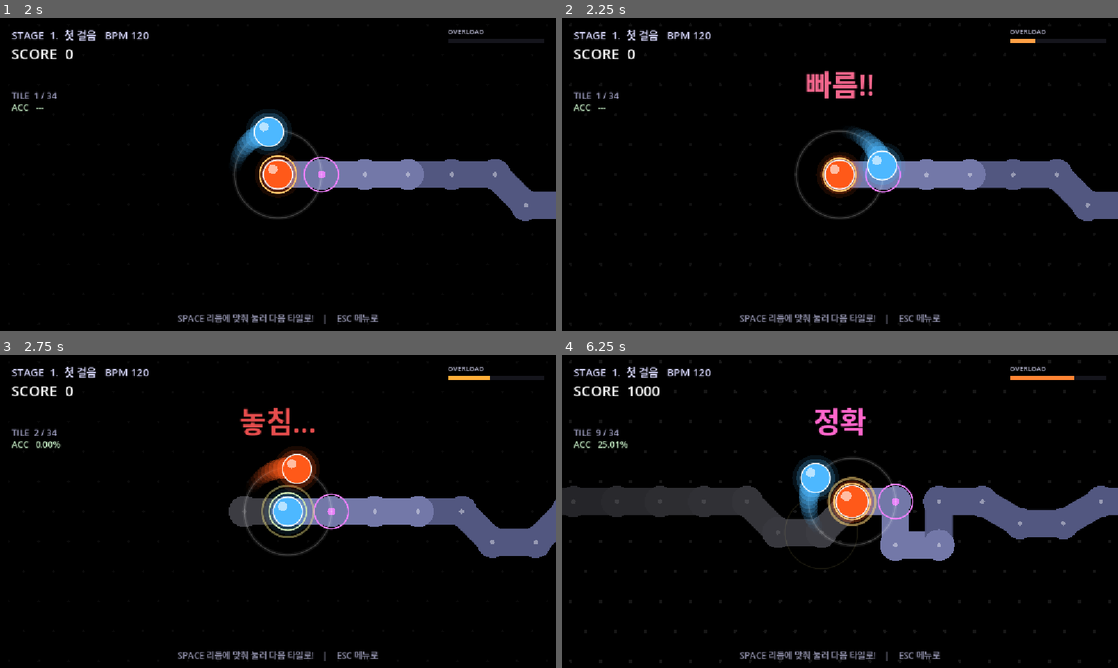
Above: before the commit, frames 1-4 (two rows, left to right).
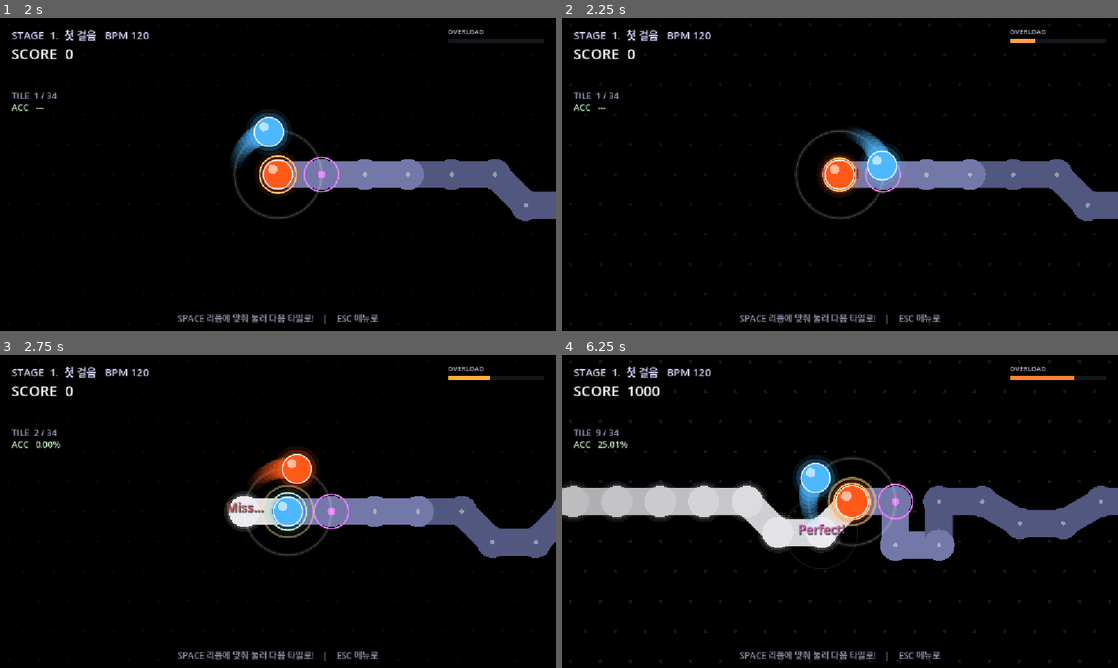
Above: after the commit, the same moments.

Repository: dlatlgn/adofai-prototype
Game: Godot game, scene res://scenes/StageSelect.tscn
Same seed, same stepped clock (60 frames per second), same inputs: the game is played once before the commit and once after it.
Inputs:
- Up to frame 1 (2 s): tap Enter at 0.5, 0.6 s; hold Up 0.53-1.28 s; tap Space at 0.77, 1.52 s; hold Down from 1.28 s (still down); tap Keypad Enter at 1.35 s
- Up to frame 2 (2.25 s): release Down at 2.03 s; hold Up from 2.03 s (still down); tap Enter at 2.1 s
- Up to frame 3 (2.75 s): keep holding Up
- Up to frame 4 (6.25 s): tap Keypad Enter at 2.85, 4.35, 5.85 s; tap Space at 3.02, 3.77, 4.52, 6.02 s; release Up at 3.53 s; hold Down 3.53-5.78 s; tap Enter at 3.6, 5.1 s; hold Up from 5.78 s (still down)

Frame 1 is identical in both runs. In frame 2, 0.7% of the frame differs, in the area x 43-56%, y 16-52%; in frame 3, 1.4%; in frame 4, 5.9%, in the area x 0-55%, y 16-64%.

Commit message:
Cursive judgment popup, white glow past tiles, shadowed result
- JudgmentPopup 노드 신설 : 필기체 SystemFont(Segoe Script 등),
  · 폰트 26px + shadow(3px, black 0.75)
  · 공 위치에서 위로 34px 상승하며 1초에 걸쳐 페이드아웃
  · PlanetPair보다 먼저 add_child → Z-order 상 공 뒤에 렌더
- 판정 라벨 영문화 :
  · 정확→Perfect!, 빠름→EPerfect!, 느림→LPerfect!
  · 빠름!→Early!, 느림!→Late!, 빠름!!→Early!!
  · 놓침→Miss..., 과부하→Overload...
- 지나온 타일 : 회색 페이드 → 흰빛 글로우
  · 관절 뒤에 이중 링 (JOINT_R+10 옅음 + JOINT_R+4 밝음)
  · 도로/관절 색상도 흰색 톤 (0.35~0.95 페이드)
- 결과 화면 : LabelSettings 로 흰색 + shadow(6px black 0.85) + outline(2px)
  · 배경과 강하게 대비되도록 뚜렷하게 표시

Diff:
--- /dev/null
+++ b/scripts/JudgmentPopup.gd
@@ -0,0 +1,69 @@
+class_name JudgmentPopup
+extends Node2D
+
+# ── 판정 팝업 : 필기체 소형 텍스트가 공 뒤에서 위로 부드럽게 떠오르며 페이드 ──
+#   Main에서 PlanetPair보다 먼저 add_child → Z-order 상 공 아래에 렌더
+
+const LIFE: float = 1.0     # 표시 지속 시간(초)
+const RISE: float = 34.0    # 총 상승 픽셀
+
+var _label: Label
+var _settings: LabelSettings
+var _base_pos: Vector2 = Vector2.ZERO
+var _age: float = 0.0
+var _active: bool = false
+var _color: Color = Color.WHITE
+
+func _ready() -> void:
+	# 필기체 시스템 폰트 (Windows/macOS 대표 필기체 순차 폴백)
+	var sf := SystemFont.new()
+	sf.font_names = PackedStringArray([
+		"Segoe Script",
+		"Brush Script MT",
+		"Lucida Handwriting",
+		"Monotype Corsiva",
+		"Zapfino",
+		"Comic Sans MS"
+	])
+	sf.font_italic = true
+
+	_settings = LabelSettings.new()
+	_settings.font        = sf
+	_settings.font_size   = 26
+	_settings.font_color  = Color.WHITE
+	_settings.shadow_size = 3
+	_settings.shadow_color  = Color(0, 0, 0, 0.75)
+	_settings.shadow_offset = Vector2(2, 2)
+
+	_label = Label.new()
+	_label.label_settings          = _settings
+	_label.horizontal_alignment    = HORIZONTAL_ALIGNMENT_CENTER
+	_label.vertical_alignment      = VERTICAL_ALIGNMENT_CENTER
+	_label.size                    = Vector2(200, 40)
+	_label.position                = Vector2(-100, -20)
+	_label.mouse_filter            = Control.MOUSE_FILTER_IGNORE
+	_label.visible                 = false
+	add_child(_label)
+
+func show_judgment(text: String, color: Color, world_pos: Vector2) -> void:
+	_label.text  = text
+	_color       = color
+	_settings.font_color = color
+	_base_pos    = world_pos
+	position     = world_pos
+	_label.modulate = Color(1, 1, 1, 1)
+	_label.visible = true
+	_age = 0.0
+	_active = true
+
+func _process(delta: float) -> void:
+	if not _active:
+		return
+	_age += delta
+	var t: float = _age / LIFE
+	position.y  = _base_pos.y - RISE * t
+	var alpha: float = clampf(1.0 - t, 0.0, 1.0)
+	_label.modulate = Color(1, 1, 1, alpha)
+	if _age >= LIFE:
+		_active = false
+		_label.visible = false
--- a/scripts/Main.gd
+++ b/scripts/Main.gd
@@ -81,6 +81,9 @@
 # 배경 땡땡이
 var _bg_dots: BackgroundDots
 
+# 판정 팝업 (공 뒤에 뜨는 필기체 소형 라벨)
+var _popup: JudgmentPopup
+
 # ── 게임 상태 ──
 var pivot_idx: int = 0
 var running: bool = false
@@ -157,6 +160,11 @@
 	track.name = "Track"
 	track.build_from_directions(_stage["path"])
 	add_child(track)
+
+	# 판정 팝업 : PlanetPair보다 먼저 add → Z-order에서 공 뒤에 렌더
+	_popup = JudgmentPopup.new()
+	_popup.name = "JudgmentPopup"
+	add_child(_popup)
 
 	# PlanetPair
 	pair = PlanetPair.new()
@@ -383,27 +391,24 @@
 func _apply_judgment(j: int) -> void:
 	match j:
 		J.PERFECT:
-			_register_landed("정확", 300, COL_PERFECT, true)
+			_register_landed("Perfect!", 300, COL_PERFECT, true)
 			perfect_count += 1
 		J.E_PERFECT:
-			_register_landed("빠름", 250, COL_E_PERFECT, false)
+			_register_landed("EPerfect!", 250, COL_E_PERFECT, false)
 			e_perfect_count += 1
 		J.L_PERFECT:
-			_register_landed("느림", 250, COL_L_PERFECT, false)
+			_register_landed("LPerfect!", 250, COL_L_PERFECT, false)
 			l_perfect_count += 1
 		J.EARLY:
-			_register_landed("빠름!", 150, COL_EARLY, false)
+			_register_landed("Early!", 150, COL_EARLY, false)
 			early_count += 1
 		J.LATE:
-			_register_landed("느림!", 150, COL_LATE, false)
+			_register_landed("Late!", 150, COL_LATE, false)
 			late_count += 1
 		J.EARLY_2:
 			_register_early2()
 		J.LATE_2:
-			if FAILURE_PREVENTION:
-				_register_miss()
-			else:
-				_register_miss()  # 프로토타입 : 실패 방지 항상 ON
+			_register_miss()  # 실패 방지 ON 상수 → 놓침... 표시
 
 # ── 착지 성공 (정확 ~ 느림!) ──
 func _register_landed(text: String, pts: int, color: Color, is_perfect: bool) -> void:
@@ -429,7 +434,7 @@
 func _register_early2() -> void:
 	combo = 0
 	early2_count += 1
-	_show_judgment("빠름!!", COL_EARLY_2)
+	_show_judgment("Early!!", COL_EARLY_2)
 	_trigger_flash(Color.WHITE, 0.08 * _diff_mult)
 	_shake_intensity = 4.0 * _diff_mult
 	_shake_time      = 0.18
@@ -441,7 +446,7 @@
 func _register_miss() -> void:
 	combo = 0
 	miss_count += 1
-	var text: String = "놓침..." if FAILURE_PREVENTION else "느림!!"
+	var text: String = "Miss..." if FAILURE_PREVENTION else "Late!!"
 	var col: Color   = COL_MISS   if FAILURE_PREVENTION else COL_LATE_2
 	_show_judgment(text, col)
 	_trigger_flash(Color.WHITE, 0.10 * _diff_mult)
@@ -464,7 +469,7 @@
 func _trigger_overload() -> void:
 	overload_gauge = 0.0
 	overload_count += 1
-	_show_judgment("과부하...", COL_OVERLOAD)
+	_show_judgment("Overload...", COL_OVERLOAD)
 	_trigger_flash(Color.WHITE, 0.22 * _diff_mult)
 	_shake_intensity = 10.0 * _diff_mult
 	_shake_time      = 0.40
@@ -555,11 +560,21 @@
 	var pure: bool = _is_pure_perfect()
 	var title: String = "★  PURE PERFECT!  ★" if pure else "★  CLEAR  ★"
 
-	# 결과 화면용으로 라벨 크기·폰트 축소
+	# 결과 화면 : 흰색 + 그림자로 뚜렷하게
 	var vp: Vector2 = get_viewport_rect().size
 	_judgment_lbl.size     = Vector2(vp.x, vp.y * 0.75)
 	_judgment_lbl.position = Vector2(0, vp.y * 0.12)
-	_judgment_lbl.add_theme_font_size_override("font_size", 26)
+
+	var settings := LabelSettings.new()
+	settings.font_size      = 26
+	settings.font_color     = Color.WHITE
+	settings.shadow_size    = 6
+	settings.shadow_color   = Color(0, 0, 0, 0.85)
+	settings.shadow_offset  = Vector2(3, 3)
+	settings.outline_size   = 2
+	settings.outline_color  = Color(0, 0, 0, 0.65)
+	_judgment_lbl.label_settings = settings
+	_judgment_lbl.modulate = Color.WHITE
 
 	_judgment_lbl.text = "%s\n\nSCORE  %d    MAX COMBO  %d    ACC  %.2f%%\n\n정확 %d   빠름 %d   느림 %d\n빠름! %d   느림! %d   빠름!! %d\n놓침 %d   과부하 %d\n\nENTER / SPACE 로 메뉴" % [
 		title, score, max_combo, _get_accuracy(),
@@ -567,7 +582,6 @@
 		early_count, late_count, early2_count,
 		miss_count, overload_count
 	]
-	_judgment_lbl.modulate = COL_PERFECT if pure else Color.GOLD
 	_j_timer = 99999.0
 
 func _spawn_explosion(pos: Vector2, color: Color, amount: int) -> void:
@@ -601,9 +615,8 @@
 func _show_judgment(text: String, color: Color) -> void:
 	if _cleared:
 		return
-	_judgment_lbl.text     = text
-	_judgment_lbl.modulate = color
-	_j_timer = 0.35
+	if _popup != null and pair != null:
+		_popup.show_judgment(text, color, pair.pivot_pos)
 
 func _get_accuracy() -> float:
 	var total: int = maxi(pivot_idx, 1)
--- a/scripts/Track.gd
+++ b/scripts/Track.gd
@@ -50,15 +50,23 @@
 	queue_redraw()
 
 func _draw() -> void:
-	# 1. 도로 리본
+	# 1. 지나온 관절 뒤에 흰빛 글로우 (관절보다 먼저 → 뒤에 렌더)
+	for i in range(current_tile):
+		var dist: int = current_tile - i
+		var glow_a: float = maxf(0.05, 0.40 - dist * 0.025)
+		# 넓은 옅은 링 + 좁은 밝은 링 (이중 글로우)
+		draw_circle(tiles[i], JOINT_R + 10.0, Color(1, 1, 1, glow_a * 0.28))
+		draw_circle(tiles[i], JOINT_R + 4.0, Color(1, 1, 1, glow_a * 0.45))
+
+	# 2. 도로 리본
 	for i in range(tiles.size() - 1):
 		draw_line(tiles[i], tiles[i + 1], _road_color(i), ROAD_WIDTH, true)
 
-	# 2. 관절 (둥근 이음매)
+	# 3. 관절 (둥근 이음매)
 	for i in tiles.size():
 		draw_circle(tiles[i], JOINT_R, _joint_color(i))
 
-	# 3. 소도트 (박자 마커) — 지나온 곳은 그냥 흐리게
+	# 4. 소도트 (박자 마커)
 	for i in tiles.size():
 		var col: Color = _dot_color(i)
 		if col.a > 0.0:
@@ -110,20 +118,20 @@
 # ── 색상 헬퍼 ──
 func _road_color(i: int) -> Color:
 	if i < current_tile:
-		# 지나온 : 뒤로 갈수록 더 어둡게 페이드
+		# 지나온 : 흰빛으로 빛나되 거리에 따라 페이드
 		var dist: int = current_tile - i
-		var fade: float = maxf(0.10, 0.25 - dist * 0.015)
-		return Color(fade, fade, fade * 1.1)
+		var fade: float = maxf(0.35, 0.90 - dist * 0.03)
+		return Color(fade, fade, fade * 1.02)
 	elif i < current_tile + 3:
-		return Color(0.45, 0.47, 0.66)   # 활성 구간
+		return Color(0.45, 0.47, 0.66)
 	else:
-		return Color(0.32, 0.34, 0.50)   # 앞으로 갈 곳
+		return Color(0.32, 0.34, 0.50)
 
 func _joint_color(i: int) -> Color:
 	if i < current_tile:
 		var dist: int = current_tile - i
-		var fade: float = maxf(0.10, 0.25 - dist * 0.015)
-		return Color(fade, fade, fade * 1.1)
+		var fade: float = maxf(0.40, 0.95 - dist * 0.03)
+		return Color(fade, fade, fade * 1.02)
 	elif i <= current_tile + 3:
 		return Color(0.45, 0.47, 0.66)
 	else:
@@ -131,8 +139,8 @@
 
 func _dot_color(i: int) -> Color:
 	if i == current_tile or i == current_tile + 1 or i == tiles.size() - 1:
-		return Color(0, 0, 0, 0)  # 별도 강조되므로 스킵
+		return Color(0, 0, 0, 0)
 	elif i < current_tile:
-		return Color(1, 1, 1, 0.10)  # 지나온 : 그냥 흐린 흰 도트
+		return Color(0, 0, 0, 0)  # 관절 자체가 이미 흰빛 → 도트 생략
 	else:
 		return Color(1, 1, 1, 0.40)
